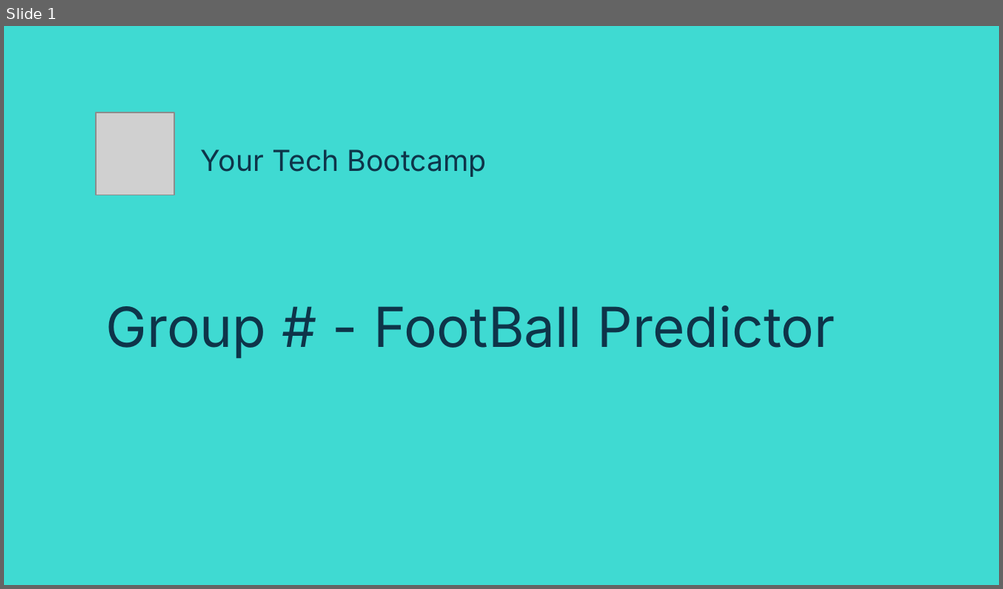
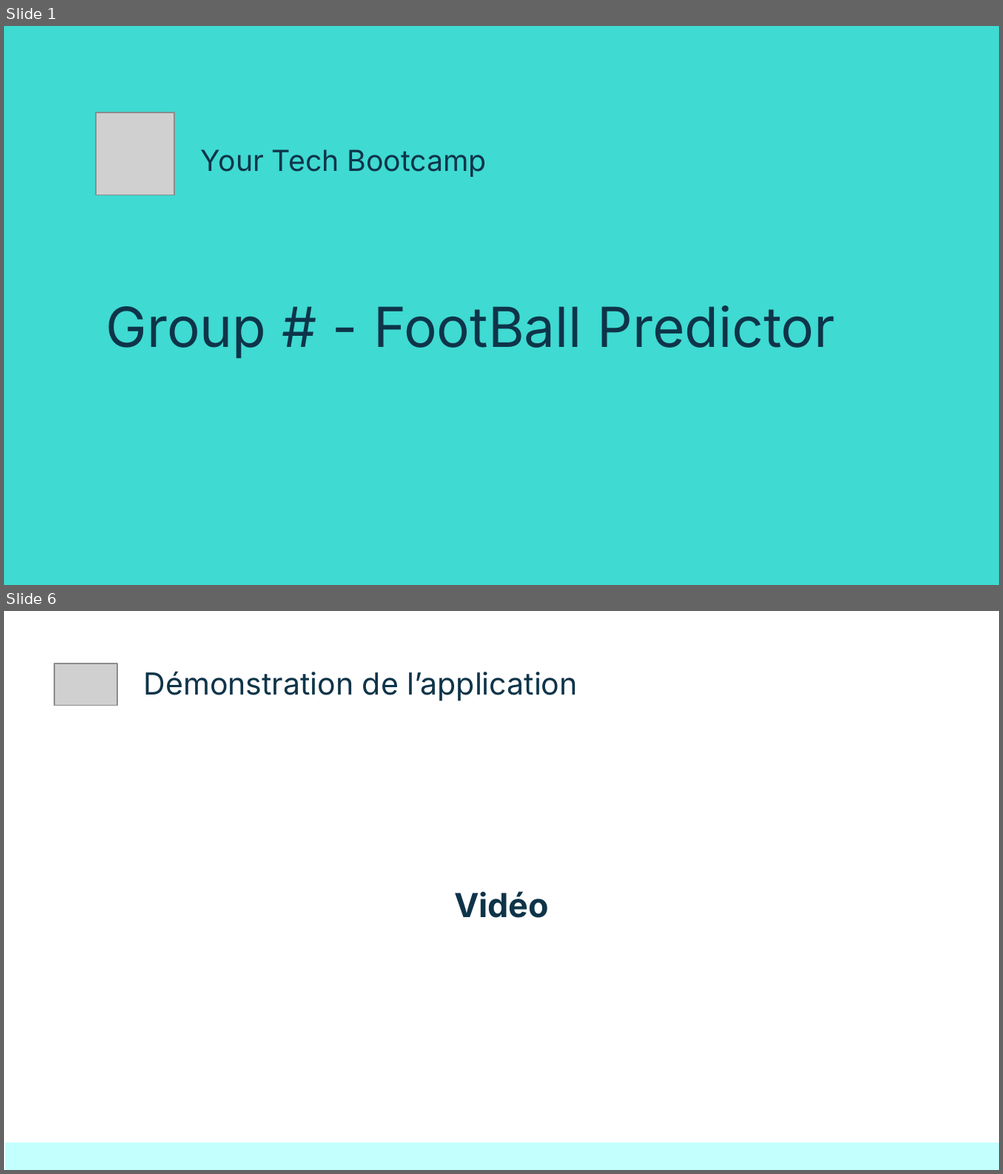
Before and after one commit to kinpintouche-star/football-predictor, a slide deck: FootballPredictorDemoDay20260803.pptx. Shown one above the other, each under a label of ours: slide 1 before the commit, slides 1 and 6 after it; the slides between them are not shown. The pictures are 1003x589 and 1003x1174 pixels, drawn with LibreOffice and Linux fonts; fonts in the diff are those of the drawing; grey boxes stand for pictures. Boxes give left, top, right and bottom in pixels: in the first picture for what was removed or moved away, otherwise in the second. Text is boxed around its words. In the diff, an @@ line names an element or a change of style, - is before the commit and + after.

```diff
--- a/FootballPredictorDemoDay20260803.pptx
+++ b/FootballPredictorDemoDay20260803.pptx
@@ slide 6 added at [4, 611, 999, 1170], background #FFFFFF @@
@@ picture added at [55, 664, 117, 706] @@
@@ title added at [144, 671, 577, 701], 22 pt, text #0E3449 @@
+Démonstration de l’application
@@ text added at [454, 891, 549, 918], 24 pt, text #0E3449, bold @@
+Vidéo
@@ rectangle added at [5, 1143, 999, 1170], fill #C3FFFC @@
```
Also in this commit, not shown: 13 slides changed, 1 other slide added.
